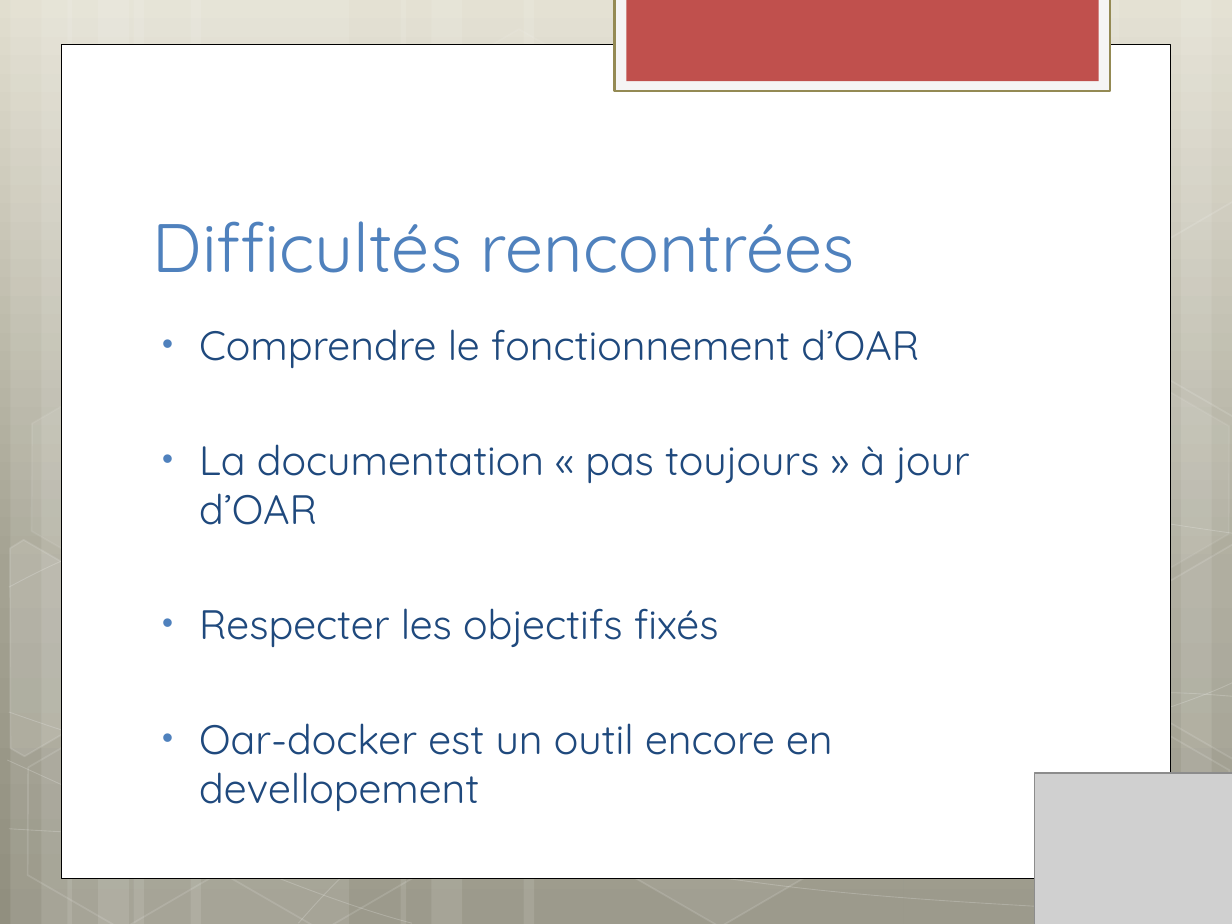
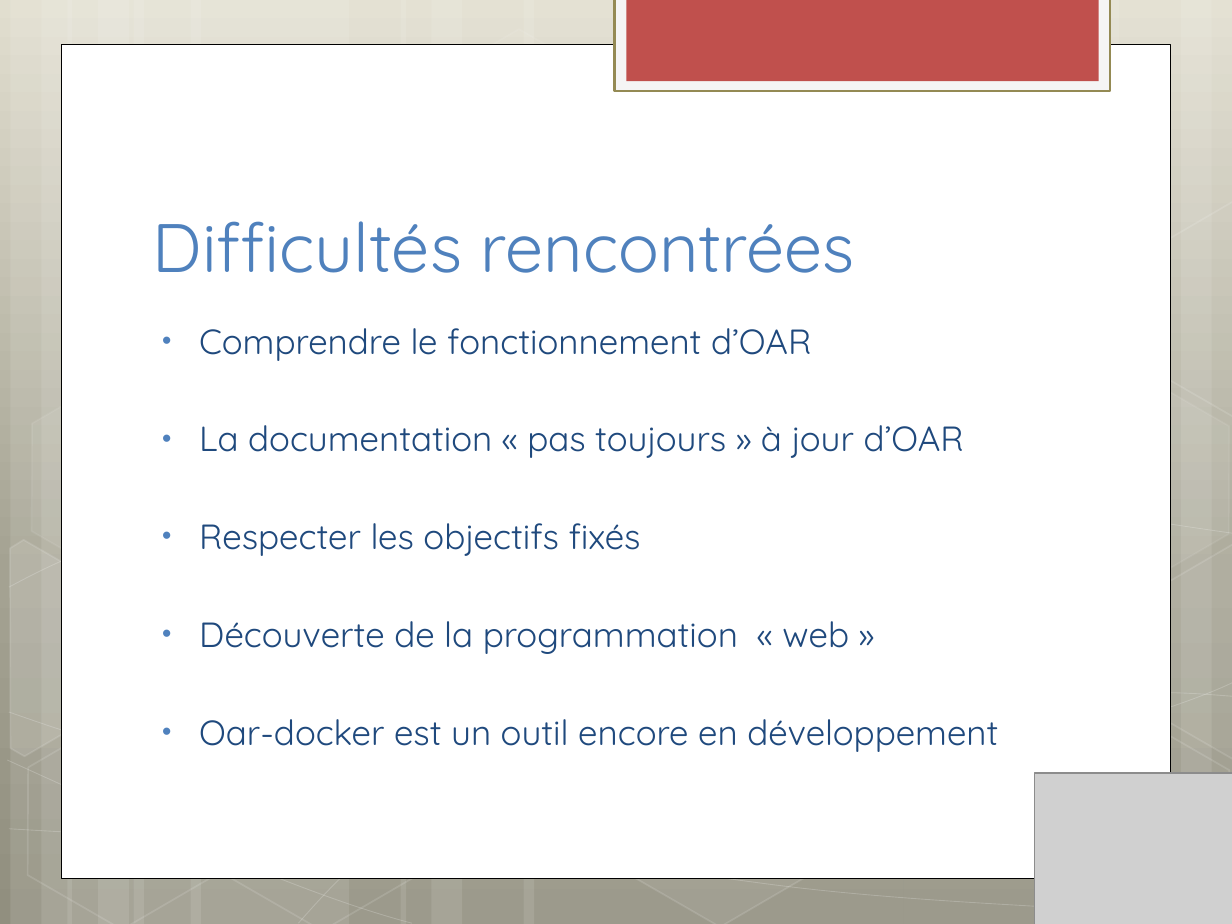
Before and after one commit to EudesRobin/webui-oardocker, a slide deck: slide 13 of rapport/sout_final_webui-oardocker.pptx (slide 12 before the commit). Drawn at 1232x924 pixels with LibreOffice and Linux fonts; fonts in the diff are those of the drawing; grey boxes stand for pictures. Boxes give left, top, right and bottom in pixels: in the first picture for what was removed or moved away, otherwise in the second. Text is boxed around its words. In the diff, an @@ line names an element or a change of style, - is before the commit and + after.

Commit message:
update slide

```diff
--- a/rapport/sout_final_webui-oardocker.pptx
+++ b/rapport/sout_final_webui-oardocker.pptx
@@ text at bbox=[199, 328, 964, 556]: size 24 to 20.4 pt in "Comprendre le fonctionnement d’OAR", "La documentation « pas toujours » à ...", "Respecter les objectifs fixés" @@
@@ text at bbox=[199, 621, 998, 752]: text changed; size 24 to 20.4 pt @@
-• Oar-docker est un outil encore en devellopement
+• Découverte de la programmation « web »
+• Oar-docker est un outil encore en développement
```
Also in this commit, not shown: 1 slide added, 1 other file.
